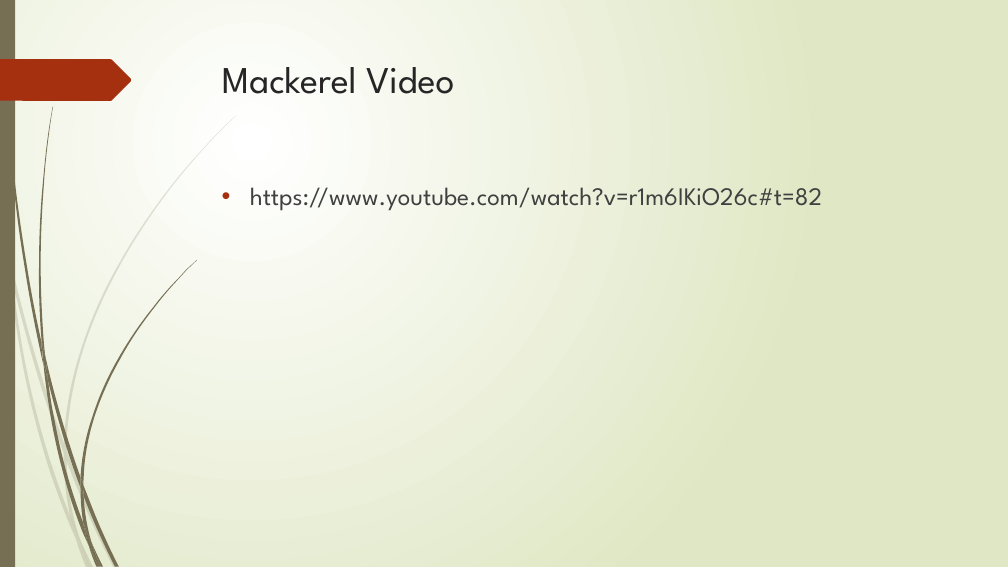
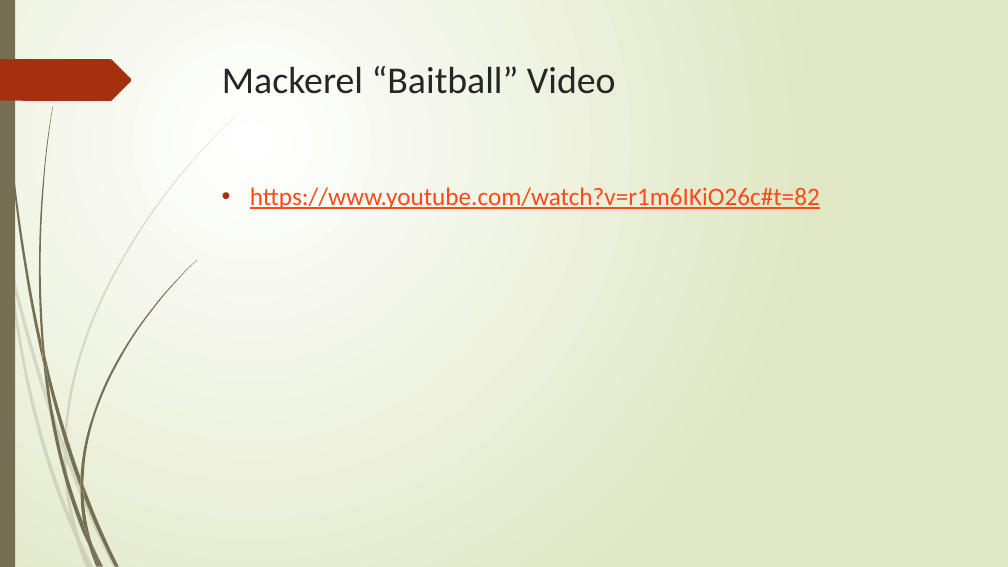
Before and after one commit to NattyBumppo/flockingdemo, a slide deck: slide 10 of flocking.pptx. Drawn at 1008x567 pixels with LibreOffice and Linux fonts; fonts in the diff are those of the drawing. Boxes give left, top, right and bottom in pixels: in the first picture for what was removed or moved away, otherwise in the second. Text is boxed around its words. In the diff, an @@ line names an element or a change of style, - is before the commit and + after.

```diff
--- a/flocking.pptx
+++ b/flocking.pptx
@@ title at bbox=[222, 66, 616, 94]: text changed; font League Spartan to Calibri @@
-Mackerel Video
+Mackerel “Baitball” Video
@@ text "https://www.youtube.com/watch?v=r1m6IKiO26c#t=82" at bbox=[250, 187, 820, 209]: font League Spartan to Calibri, text colour #404040 to #FB4A18, underline on @@
```
Also in this commit, not shown: 18 other slides changed, 3 slides removed, 2 other files.
